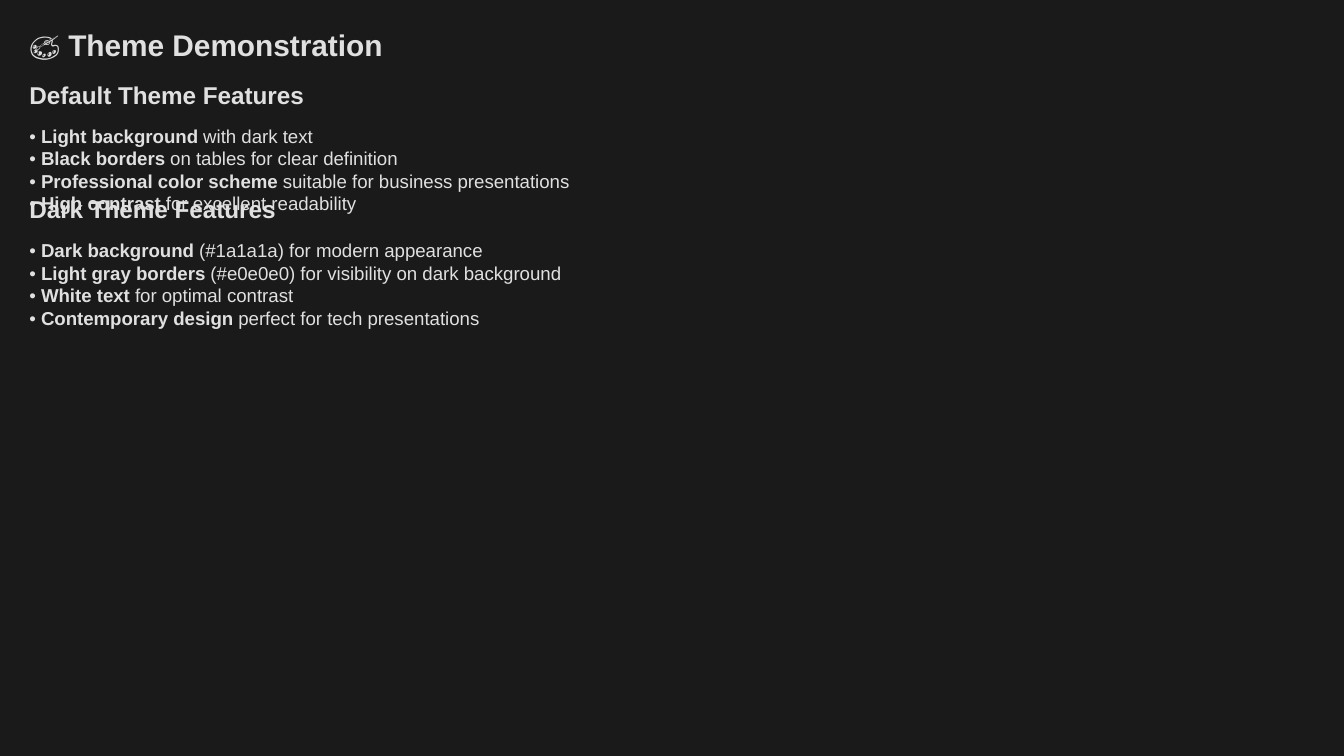
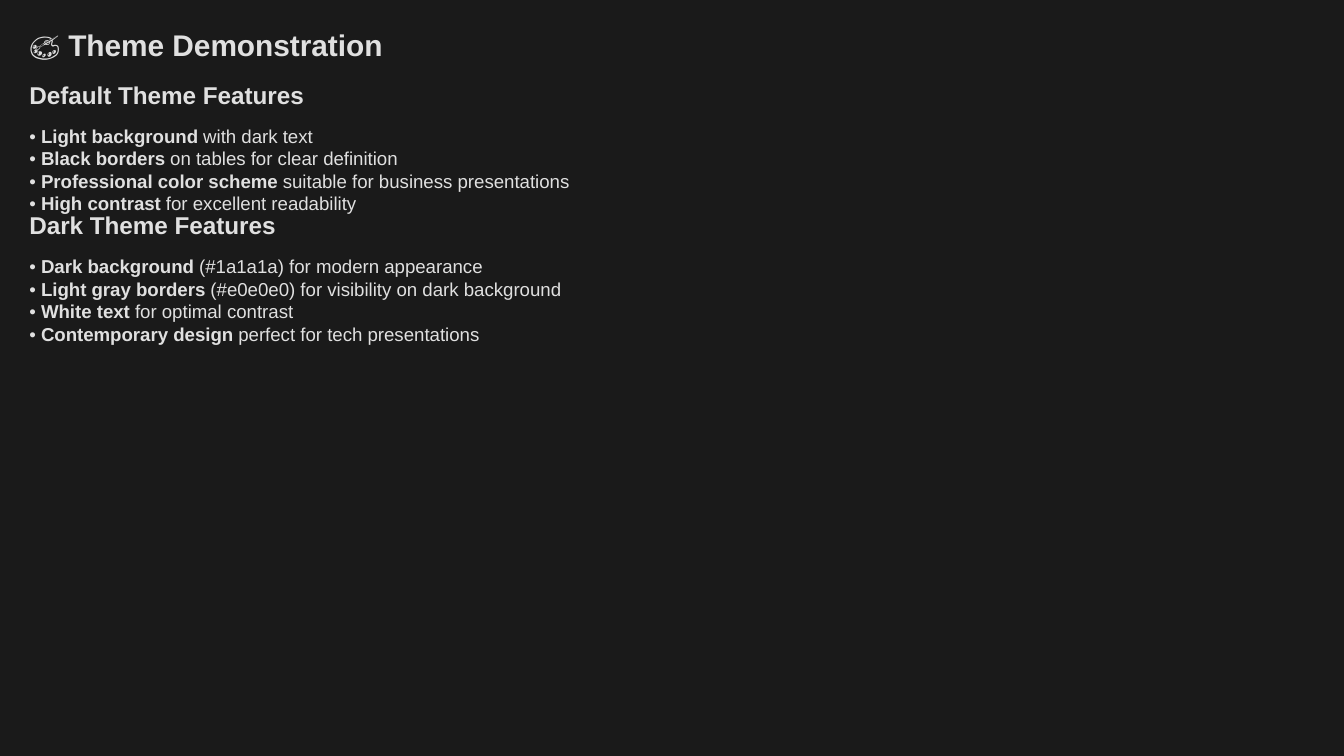
Before and after one commit to louisazhou/slidegenerator, a slide deck: slide 4 of output/comprehensive_demo_dark.pptx. Drawn at 1344x756 pixels with LibreOffice and Linux fonts; fonts in the diff are those of the drawing. Boxes give left, top, right and bottom in pixels: in the first picture for what was removed or moved away, otherwise in the second. Text is boxed around its words. In the diff, an @@ line names an element or a change of style, - is before the commit and + after.

```diff
--- a/output/comprehensive_demo_dark.pptx
+++ b/output/comprehensive_demo_dark.pptx
@@ text "Dark Theme Features": place and size @@
-text "Dark Theme Features" at (29,199,276,218)
+text "Dark Theme Features" at (29,216,276,235)
@@ text "• Dark background (#1a1a1a) for ...": place and size @@
-text "• Dark background (#1a1a1a) for ..." at (41,243,561,329)
+text "• Dark background (#1a1a1a) for ..." at (41,259,561,345)
```
Also in this commit, not shown: 9 other slides changed, 14 other files.
